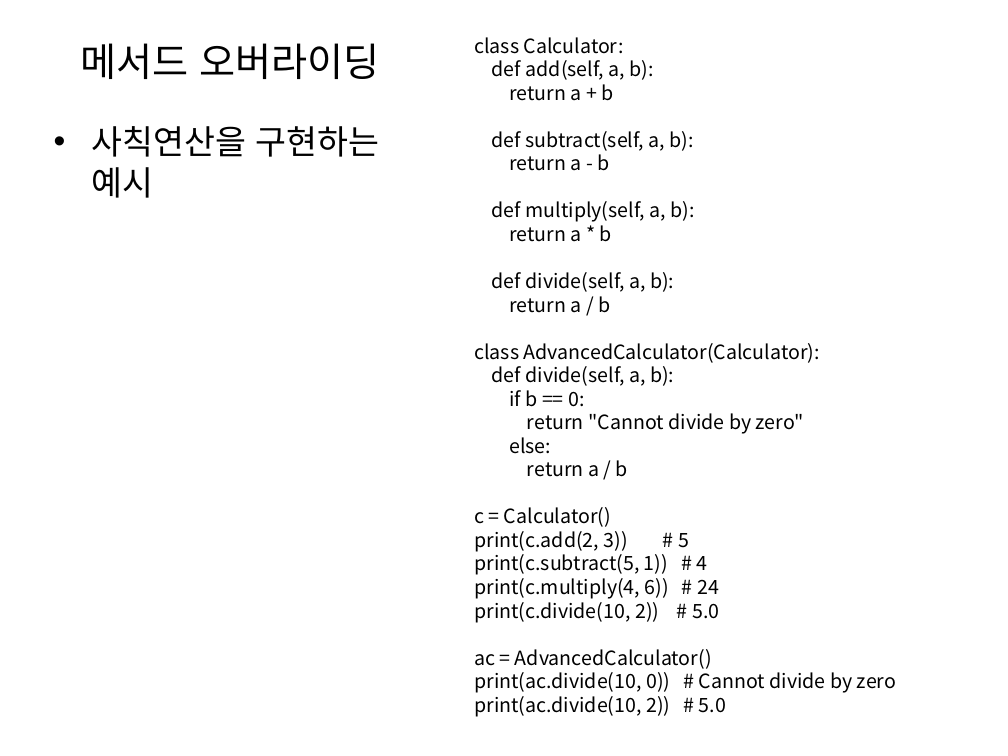
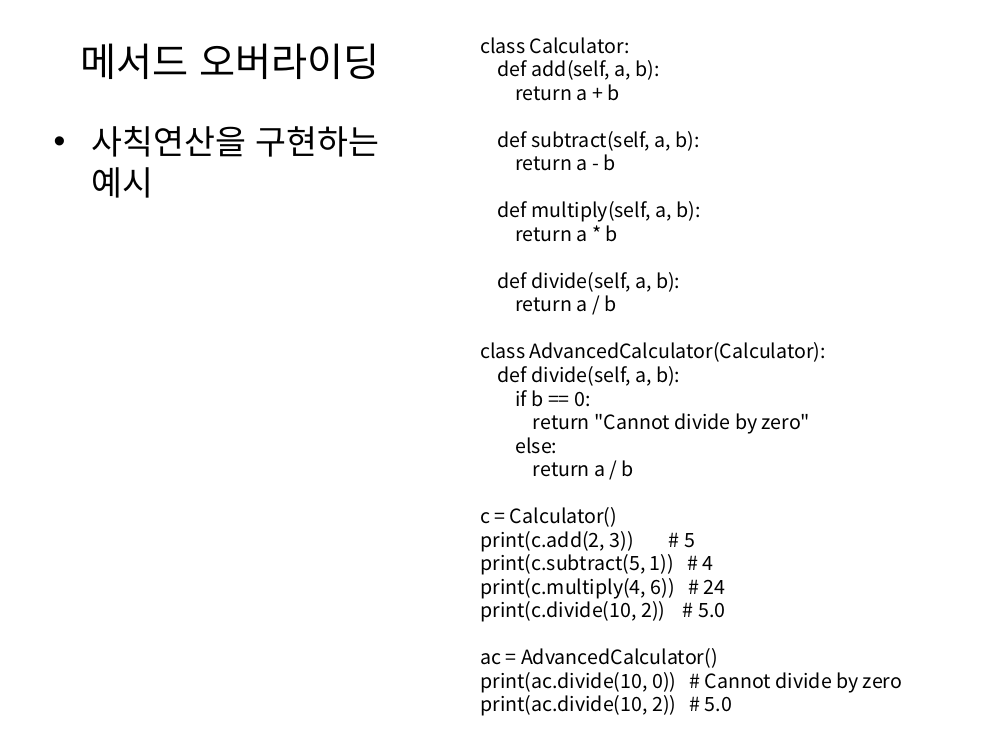
Before and after one commit to KHEN-ROE/Python, a slide deck: slide 32 of 수업자료/파이썬 5.pptx. Drawn at 1008x756 pixels with LibreOffice and Linux fonts; fonts in the diff are those of the drawing. Boxes give left, top, right and bottom in pixels: in the first picture for what was removed or moved away, otherwise in the second. Text is boxed around its words. In the diff, an @@ line names an element or a change of style, - is before the commit and + after.

```diff
--- a/수업자료/파이썬 5.pptx
+++ b/수업자료/파이썬 5.pptx
@@ text "class Calculator:": place and size @@
-text "class Calculator:" at box(474, 37, 896, 717)
+text "class Calculator:" at box(480, 37, 902, 716)
```
Also in this commit, not shown: 8 other slides changed, 10 other files.
